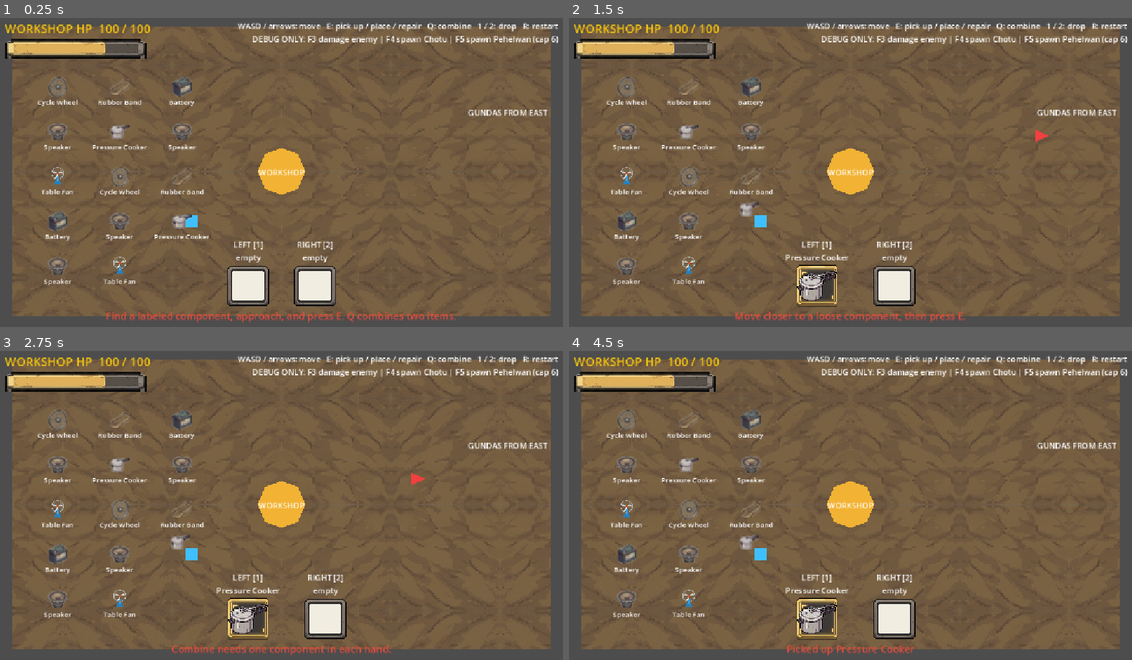
Above: before the commit, frames 1-4 (two rows, left to right).
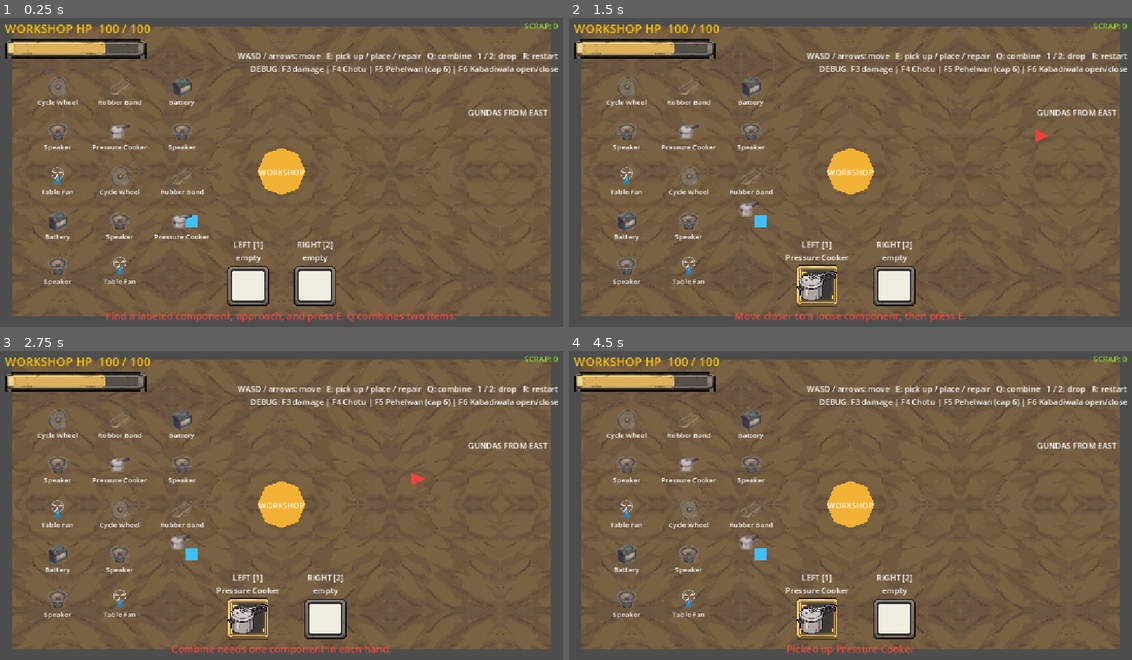
Above: after the commit, the same moments.

Repository: 12somyasahu/defence-jugaad
Game: Godot game, scene res://main.tscn
Two runs of this game, one before a commit and one after it. Both use one fixed random seed, a clock stepped at 60 frames per second and the inputs below.
Inputs (mouse positions are in pixels of both pictures, inside the frame that each line leads up to):
- Up to frame 1 (0.25 s): no input
- Up to frame 2 (1.5 s): tap E (interact) at 0.5 s; move the mouse to (974, 153) at 0.52 s; hold 2 (drop_right) 0.53-1.25 s; hold E (interact) 0.53-1.25 s; click (974, 153) at 0.67 s; tap Enter (ui_accept) at 0.77, 1.07 s; tap 3 at 0.8 s; drag from (737, 187) to (822, 237) at 1.27 s
- Up to frame 3 (2.75 s): tap E (interact) at 2 s; move the mouse to (337, 434) at 2.02 s; hold 2 (drop_right) from 2.03 s (still down); hold Q (combine) from 2.03 s (still down); click (337, 434) at 2.17 s; tap 3 at 2.3 s
- Up to frame 4 (4.5 s): release 2 (drop_right) at 2.75 s; release Q (combine) at 2.75 s; tap Enter (ui_accept) at 2.75, 3.77, 4.07 s; drag from (822, 570) to (675, 456) at 2.77 s; tap R (restart) at 3.5, 4.15 s; move the mouse to (1025, 551) at 3.52 s; hold 1 (drop_left) 3.53-4.25 s; tap 3 at 3.6 s; click (1025, 551) at 3.67 s; tap E (interact) at 4.25 s; drag from (675, 456) to (766, 425) at 4.27 s

The runs differ from the first frame. In frame 1, 2.5% of the frame differs, in the area x 42-100%, y 1-19%; in frame 2, 2.5%; in frame 3, 2.5%; in frame 4, 2.5%.

Commit message:
feat: add M4B scrap economy and Kabadiwala

Diff:
--- /dev/null
+++ b/core/kabadiwala.gd
@@ -0,0 +1,120 @@
+extends Node2D
+
+signal availability_changed(available: bool)
+signal offers_changed(offers: Array[int])
+signal purchased(component_type: int, item: JunkComponent, price: int)
+signal feedback(message: String)
+
+@export_range(1, 100) var component_price: int = 3
+@export var interaction_range: float = 110.0
+var available: bool = false
+var active: bool = true
+# Stable slots: -1 means sold, so buying slot 1 never renumbers the other keys.
+var offers: Array[int] = []
+var economy: Node
+var jugaad_loop: JugaadLoop
+var player: JugaadPlayer
+var _near: bool = false
+
+func setup(currency: Node, loop: JugaadLoop, player_node: JugaadPlayer) -> void:
+	economy = currency
+	jugaad_loop = loop
+	player = player_node
+	economy.scrap_changed.connect(_on_scrap_changed)
+	visible = false
+	$ShopPanel.hide()
+
+func open_session() -> void:
+	if not active or available:
+		return
+	var pool: Array[int] = [0, 1, 2, 3, 4, 5]
+	pool.shuffle()
+	offers.assign(pool.slice(0, 3))
+	available = true
+	visible = true
+	_update_panel()
+	availability_changed.emit(true)
+	offers_changed.emit(offers.duplicate())
+	feedback.emit("KABADIWALA open! Stall southeast of Workshop. DEBUG F6: close.")
+
+func close_session() -> void:
+	if not available:
+		return
+	available = false
+	_near = false
+	visible = false
+	$ShopPanel.hide()
+	availability_changed.emit(false)
+
+func stop() -> void:
+	active = false
+	close_session()
+
+func _process(_delta: float) -> void:
+	_near = available and active and is_instance_valid(player) and player.global_position.distance_to(global_position) <= interaction_range
+	$ShopPanel.visible = _near
+
+func _input(event: InputEvent) -> void:
+	if not available or not active or not is_instance_valid(player) or player.global_position.distance_to(global_position) > interaction_range:
+		return
+	if event is InputEventKey and event.pressed and event.physical_keycode in [KEY_1, KEY_2, KEY_3]:
+		# Consume before JugaadLoop's drop actions; held-key echoes never purchase.
+		get_viewport().set_input_as_handled()
+		if not event.echo:
+			buy(event.physical_keycode - KEY_1)
+
+func buy(slot: int) -> bool:
+	if not active or not available or not is_instance_valid(player) or player.global_position.distance_to(global_position) > interaction_range:
+		return false
+	if slot < 0 or slot >= offers.size() or offers[slot] < 0:
+		feedback.emit("That offer is SOLD.")
+		return false
+	if economy.scrap < component_price:
+		feedback.emit("SCRAP KAM HAI!")
+		return false
+	var drop_position: Vector2 = _pickup_point(slot)
+	if not drop_position.is_finite():
+		feedback.emit("Clear some space beside the stall first.")
+		return false
+	var item: JunkComponent = JugaadLoop.COMPONENT.instantiate()
+	item.component_type = offers[slot]
+	if not economy.try_spend(component_price):
+		item.free()
+		return false
+	offers[slot] = -1
+	jugaad_loop.components.add_child(item)
+	item.global_position = drop_position
+	_update_panel()
+	offers_changed.emit(offers.duplicate())
+	purchased.emit(item.component_type, item, component_price)
+	feedback.emit("Bought %s! Pick it up beside the stall with E." % item.display_name())
+	return true
+
+func _pickup_point(slot: int) -> Vector2:
+	var offsets: Array[Vector2] = [Vector2(-48, -56), Vector2(0, -56), Vector2(48, -56), Vector2(-48, 56), Vector2(0, 56), Vector2(48, 56)]
+	for i in offsets.size():
+		var at: Vector2 = global_position + offsets[(slot + i) % offsets.size()]
+		if not JugaadLoop.ARENA.grow(-24).has_point(at) or at.distance_to(jugaad_loop.workshop.global_position) < 72:
+			continue
+		var blocked: bool = false
+		for child in jugaad_loop.weapons.get_children():
+			var weapon: JugaadWeapon = child as JugaadWeapon
+			if weapon != null and at.distance_to(weapon.global_position) < 55:
+				blocked = true
+		for child in jugaad_loop.components.get_children():
+			var component: JunkComponent = child as JunkComponent
+			if component != null and at.distance_to(component.global_position) < 26:
+				blocked = true
+		if not blocked:
+			return at
+	return Vector2(INF, INF)
+
+func _on_scrap_changed(_total: int) -> void:
+	_update_panel()
+
+func _update_panel() -> void:
+	var text: String = "KABADIWALA  |  SCRAP: %d\n" % economy.scrap
+	for i in offers.size():
+		text += "[%d] %s\n" % [i + 1, "SOLD" if offers[i] < 0 else "%s - %d Scrap" % [JunkComponent.DISPLAY_NAMES[offers[i]], component_price]]
+	text += "Buy: 1 / 2 / 3 (hand drops disabled here)\nE: pick up purchased junk | DEBUG F6: close"
+	$ShopPanel/Panel/Offers.text = text
--- /dev/null
+++ b/core/kabadiwala.tscn
@@ -0,0 +1,33 @@
+[gd_scene load_steps=3 format=3]
+[ext_resource type="Script" path="res://core/kabadiwala.gd" id="1"]
+[sub_resource type="StyleBoxFlat" id="PanelBackground"]
+bg_color = Color(0.12, 0.1, 0.08, 0.97)
+[node name="Kabadiwala" type="Node2D"]
+script = ExtResource("1")
+[node name="Stall" type="Polygon2D" parent="."]
+polygon = PackedVector2Array(-30, -16, 30, -16, 30, 16, -30, 16)
+color = Color(0.45, 0.3, 0.16, 1)
+[node name="Name" type="Label" parent="."]
+offset_left = -65.0
+offset_top = 18.0
+offset_right = 65.0
+theme_override_font_sizes/font_size = 13
+text = "KABADIWALA\nApproach: buy junk"
+horizontal_alignment = 1
+mouse_filter = 2
+[node name="ShopPanel" type="CanvasLayer" parent="."]
+layer = 3
+visible = false
+[node name="Panel" type="Panel" parent="ShopPanel"]
+theme_override_styles/panel = SubResource("PanelBackground")
+offset_left = 20.0
+offset_top = 115.0
+offset_right = 425.0
+offset_bottom = 285.0
+mouse_filter = 2
+[node name="Offers" type="Label" parent="ShopPanel/Panel"]
+offset_left = 12.0
+offset_top = 10.0
+offset_right = 393.0
+theme_override_font_sizes/font_size = 16
+mouse_filter = 2
--- a/core/prototype.gd
+++ b/core/prototype.gd
@@ -11,6 +11,9 @@
 @onready var defeat_label: Label = $PrototypeOverlay/Defeat
 @onready var jugaad_loop: JugaadLoop = $JugaadLoop
 @onready var hud: HUD = $HUD
+@onready var economy: Node = $ScrapEconomy
+@onready var kabadiwala: Node2D = $Kabadiwala
+var _debug_shop_spawner_was_active: bool = false
 const PROMPT_SECONDS: float = 4.0
 var _prompt_message: String = ""
 var _prompt_remaining: float = 0.0
@@ -18,22 +21,51 @@
 func _ready() -> void:
 	spawner.workshop = workshop
 	spawner.enemies = enemies
-	# HUD replaces the prototype hand/message labels; wave and scrap systems do not exist yet.
+	# Gameplay owns Scrap; the HUD only displays it. Waves do not exist yet.
 	jugaad_loop.get_node("Feedback").hide()
 	hud.set_wave_info_visible(false)
+	hud.set_scrap_visible(true)
+	economy.scrap_changed.connect(hud.set_scrap)
+	economy.scrap_earned.connect(_on_scrap_earned)
+	hud.set_scrap(economy.scrap)
+	enemies.child_entered_tree.connect(_on_enemy_entered)
+	for child in enemies.get_children():
+		_on_enemy_entered(child)
 	jugaad_loop.hands_changed.connect(_on_hands_changed)
 	jugaad_loop.feedback.connect(_on_feedback)
 	jugaad_loop.setup(player, workshop, enemies)
+	kabadiwala.setup(economy, jugaad_loop, player)
+	kabadiwala.feedback.connect(_on_feedback)
 	workshop.health_changed.connect(_on_health_changed)
 	workshop.destroyed.connect(_on_destroyed)
 	_on_health_changed(workshop.current_hp, workshop.maximum_hp)
-	$PrototypeOverlay/DebugHint.text = "DEBUG ONLY: F3 damage enemy | F4 spawn Chotu | F5 spawn Pehelwan (cap 6)"
+	$PrototypeOverlay/DebugHint.text = "DEBUG: F3 damage | F4 Chotu | F5 Pehelwan (cap 6) | F6 Kabadiwala open/close"
 	if not OS.is_debug_build():
 		$PrototypeOverlay/DebugHint.hide()
 
 func _process(delta: float) -> void:
 	_prompt_remaining = maxf(0.0, _prompt_remaining - delta)
 	_update_prompt()
+
+func _on_enemy_entered(child: Node) -> void:
+	var enemy: Gunda = child as Gunda
+	if enemy != null:
+		economy.register_enemy(enemy)
+
+func _on_scrap_earned(amount: int) -> void:
+	_on_feedback("+%d SCRAP" % amount)
+
+func debug_toggle_shop() -> void:
+	if not OS.is_debug_build() or is_defeated:
+		return
+	if kabadiwala.available:
+		kabadiwala.close_session()
+		spawner.active = _debug_shop_spawner_was_active
+		_on_feedback("KABADIWALA closed.")
+	else:
+		_debug_shop_spawner_was_active = spawner.active
+		kabadiwala.open_session()
+		spawner.active = false
 
 func _on_hands_changed(left: JunkComponent, right: JunkComponent) -> void:
 	hud.set_left_hand_item(left.icon() if is_instance_valid(left) else null, left.display_name() if is_instance_valid(left) else "")
@@ -62,9 +94,11 @@
 	elif OS.is_debug_build() and event.is_action_pressed("debug_damage_gunda") and not event.is_echo():
 		debug_damage_gunda()
 	elif OS.is_debug_build() and not is_defeated and event is InputEventKey and event.pressed and not event.echo:
-		if event.physical_keycode in [KEY_F4, KEY_F5]:
+		if event.physical_keycode == KEY_F6:
+			debug_toggle_shop()
+		elif event.physical_keycode in [KEY_F4, KEY_F5]:
 			var enemy: Gunda = spawner.debug_spawn_variant(0 if event.physical_keycode == KEY_F4 else 1)
-			_on_feedback("DEBUG: spawned " + enemy.name if enemy != null else "DEBUG: enemy cap reached.")
+			_on_feedback("DEBUG: spawned " + enemy.name if enemy != null else "DEBUG: spawning paused or enemy cap reached.")
 
 func debug_damage_gunda() -> void:
 	# Temporary M1 test control; deliberately unrelated to player position/combat.
@@ -84,6 +118,8 @@
 	if is_defeated:
 		return
 	is_defeated = true
+	economy.active = false
+	kabadiwala.stop()
 	player.active = false
 	player.velocity = Vector2.ZERO
 	spawner.active = false
--- /dev/null
+++ b/core/scrap_economy.gd
@@ -0,0 +1,30 @@
+extends Node
+
+signal scrap_changed(total: int)
+signal scrap_earned(amount: int)
+
+var scrap: int = 0
+var active: bool = true
+
+func register_enemy(enemy: Gunda) -> void:
+	var callback: Callable = _on_enemy_died.bind(enemy)
+	if not enemy.died.is_connected(callback):
+		enemy.died.connect(callback, CONNECT_ONE_SHOT)
+
+func _on_enemy_died(enemy: Gunda) -> void:
+	# Only the real death signal pays; tree exits/restarts/despawns never do.
+	if not active or not is_instance_valid(enemy) or enemy.current_hp != 0:
+		return
+	var reward: int = maxi(0, enemy.scrap_reward)
+	if reward == 0:
+		return
+	scrap += reward
+	scrap_changed.emit(scrap)
+	scrap_earned.emit(reward)
+
+func try_spend(amount: int) -> bool:
+	if not active or amount <= 0 or scrap < amount:
+		return false
+	scrap -= amount
+	scrap_changed.emit(scrap)
+	return true
--- a/enemies/chotu.tscn
+++ b/enemies/chotu.tscn
@@ -6,6 +6,7 @@
 maximum_hp = 15
 attack_damage = 3
 attack_cooldown = 0.8
+scrap_reward = 1
 
 [node name="Placeholder" parent="." index="1"]
 polygon = PackedVector2Array(-10, -9, 15, 0, -10, 9, -3, 0)
--- a/enemies/gunda.gd
+++ b/enemies/gunda.gd
@@ -10,6 +10,7 @@
 @export_range(0.1, 10.0) var attack_cooldown: float = 1.0
 @export_range(63.0, 100.0) var attack_distance: float = 66.0
 @export_range(0.0, 1.0) var knockback_multiplier: float = 1.0
+@export_range(0, 100) var scrap_reward: int = 2
 var current_hp: int = 0
 var workshop: Workshop
 var active: bool = true
--- a/enemies/pehelwan.tscn
+++ b/enemies/pehelwan.tscn
@@ -7,6 +7,7 @@
 attack_damage = 10
 attack_cooldown = 1.4
 knockback_multiplier = 0.45
+scrap_reward = 5
 
 [node name="Placeholder" parent="." index="1"]
 polygon = PackedVector2Array(-18, -17, 12, -17, 20, 0, 12, 17, -18, 17)
--- a/main.tscn
+++ b/main.tscn
@@ -7,6 +7,8 @@
 [ext_resource type="Script" uid="uid://ns36ftpvt58y" path="res://core/gunda_spawner.gd" id="5"]
 [ext_resource type="PackedScene" path="res://core/jugaad_loop.tscn" id="6"]
 [ext_resource type="PackedScene" uid="uid://cx6q8rtye2j8h" path="res://ui/hud/hud.tscn" id="7"]
+[ext_resource type="Script" path="res://core/scrap_economy.gd" id="8"]
+[ext_resource type="PackedScene" path="res://core/kabadiwala.tscn" id="9"]
 
 [node name="Main" type="Node2D" unique_id=943374884]
 script = ExtResource("1")
@@ -40,9 +42,9 @@
 anchor_left = 1.0
 anchor_right = 1.0
 offset_left = -820.0
-offset_top = 20.0
+offset_top = 80.0
 offset_right = -20.0
-offset_bottom = 43.0
+offset_bottom = 103.0
 grow_horizontal = 0
 horizontal_alignment = 2
 
@@ -51,9 +53,9 @@
 anchor_left = 1.0
 anchor_right = 1.0
 offset_left = -820.0
-offset_top = 46.0
+offset_top = 106.0
 offset_right = -20.0
-offset_bottom = 69.0
+offset_bottom = 129.0
 grow_horizontal = 0
 horizontal_alignment = 2
 text = "DEBUG ONLY: F3 damages oldest Gunda by 15 (two presses kill). Blue square = player."
@@ -67,3 +69,9 @@
 horizontal_alignment = 1
 
 [node name="HUD" parent="." instance=ExtResource("7")]
+
+[node name="ScrapEconomy" type="Node" parent="."]
+script = ExtResource("8")
+
+[node name="Kabadiwala" parent="." instance=ExtResource("9")]
+position = Vector2(330, 160)
--- a/ui/hud/hud.gd
+++ b/ui/hud/hud.gd
@@ -45,10 +45,19 @@
 	if caption:
 		caption.text = hand + ("\n" + item_name if not item_name.is_empty() else "\nempty")
 
-## Hide systems that are not implemented yet (e.g. wave / scrap) instead of showing fake values.
+## Wave and Scrap visibility are independent: economy can exist before waves.
 func set_wave_info_visible(value: bool) -> void:
 	if wave_label:
-		wave_label.get_parent().visible = value
+		wave_label.visible = value
+		_update_info_visibility()
+
+func set_scrap_visible(value: bool) -> void:
+	if scrap_label:
+		scrap_label.visible = value
+		_update_info_visibility()
+
+func _update_info_visibility() -> void:
+	wave_label.get_parent().visible = wave_label.visible or scrap_label.visible
 
 ## Helper to switch slot texture between empty and active
 func update_hand_slot(slot_rect: TextureRect, icon_rect: TextureRect, item_texture: Texture2D) -> void:
Not shown, added: core/kabadiwala.gd.uid
Not shown, added: core/scrap_economy.gd.uid
